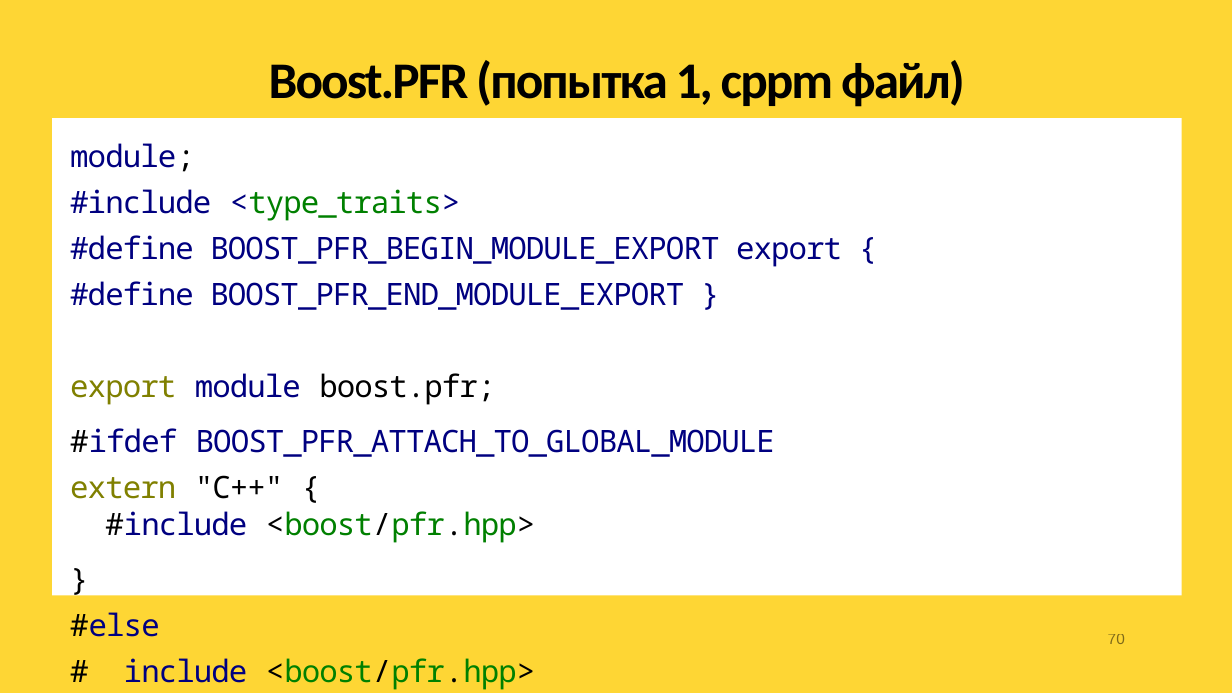
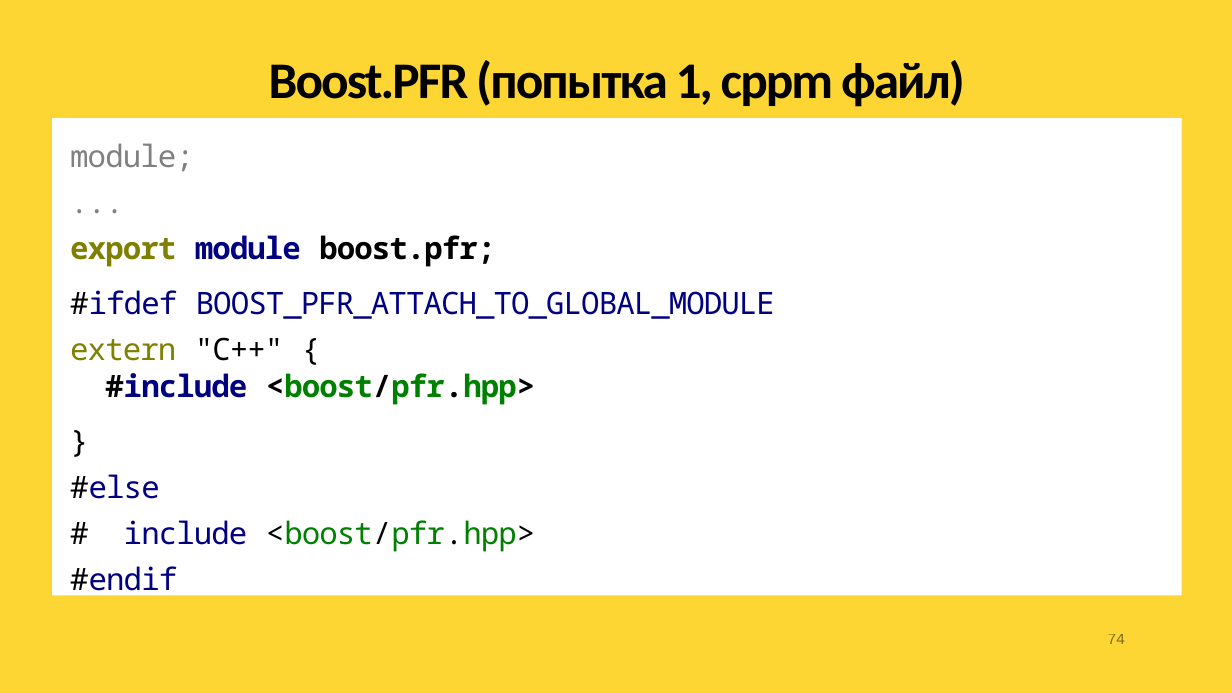
Before and after one commit to apolukhin/apolukhin.github.io, a slide deck: slide 74 of presentations/modules.odp (slide 70 before the commit). Drawn at 1232x693 pixels with LibreOffice and Linux fonts; fonts in the diff are those of the drawing; background and template pictures are left out. Boxes give left, top, right and bottom in pixels: in the first picture for what was removed or moved away, otherwise in the second. Text is boxed around its words. In the diff, an @@ line names an element or a change of style, - is before the commit and + after.

```diff
--- a/presentations/modules.odp
+++ b/presentations/modules.odp
@@ text at [70,143,536,405]: text colour #000080 to #808080, text colour #000000 to #808080 in "module;"; bold on in "export module boost.pfr;", "#include <boost/pfr.hpp>" @@
@@ text at [70,189,842,310]: text changed; text colour #000080 to #808080 @@
-#include <type_traits>
-#define BOOST_PFR_BEGIN_MODULE_EXPORT export {
-#define BOOST_PFR_END_MODULE_EXPORT }
+...
@@ page number at [1108,634,1125,644]: text changed @@
-70
+74
```
Also in this commit, not shown: 11 other slides changed, 1 slide removed, 1 other file.
